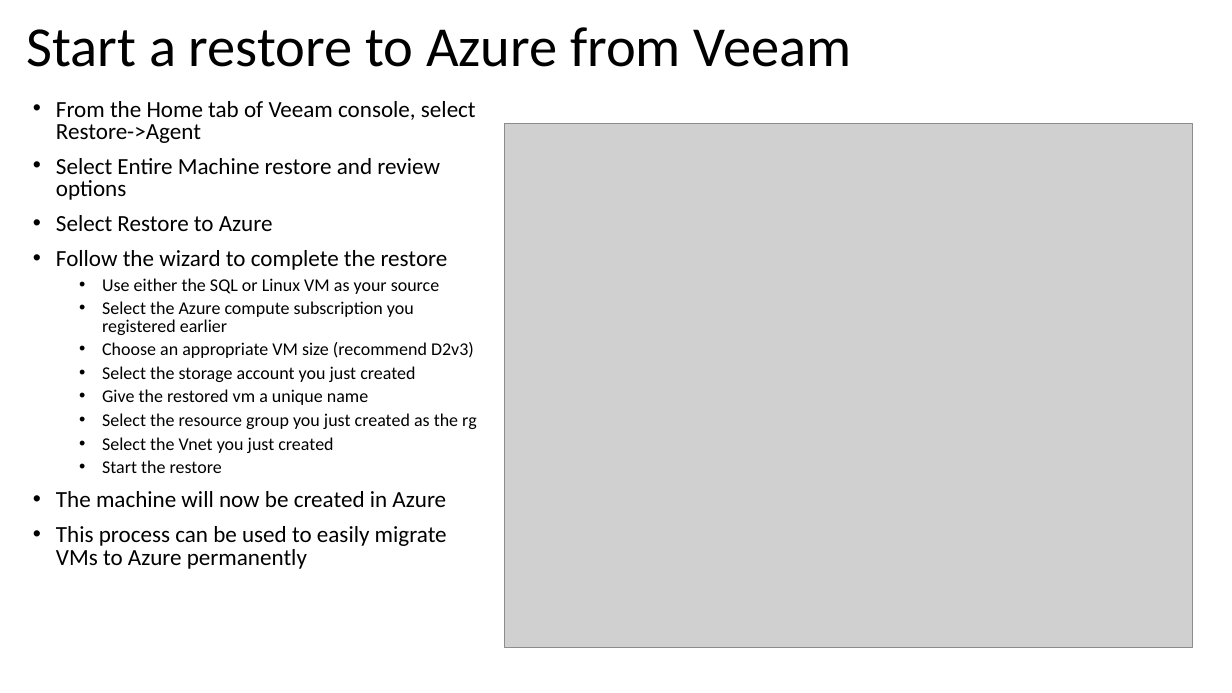
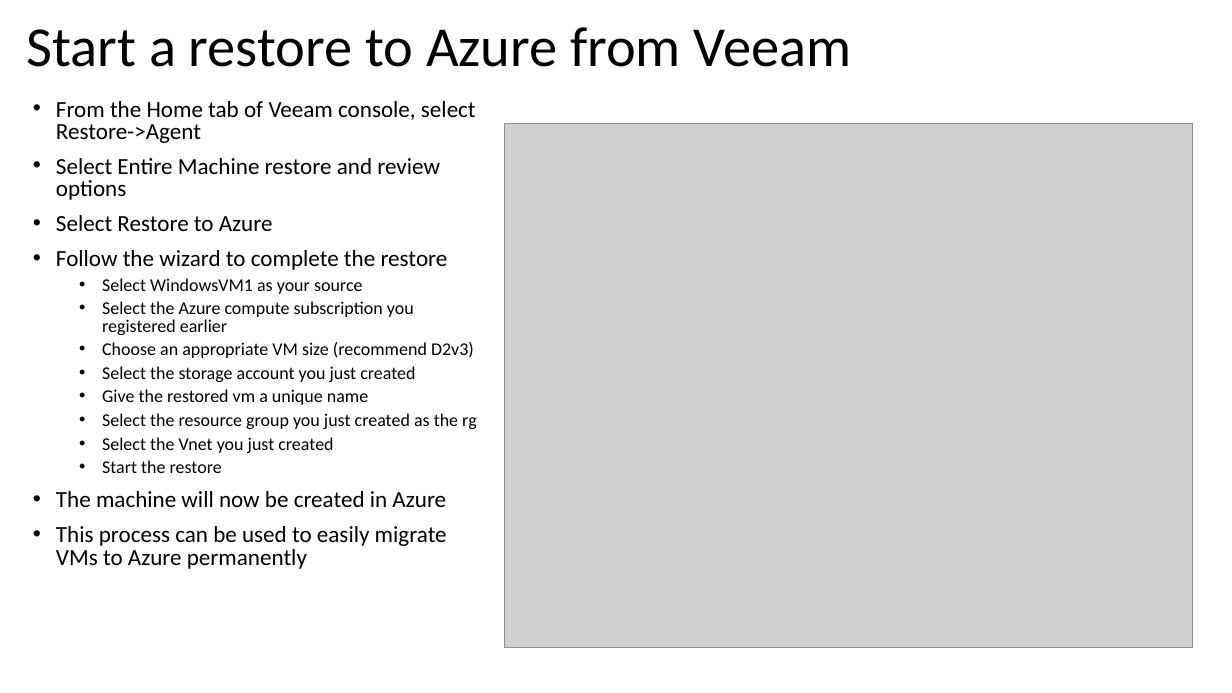
Before and after one commit to dkirby-ms/VeeamOnAzureLab, a slide deck: slide 17 of Veeam Lab Guide.pptx (slide 18 before the commit). Drawn at 1232x693 pixels with LibreOffice and Linux fonts; fonts in the diff are those of the drawing; grey boxes stand for pictures. Boxes give left, top, right and bottom in pixels: in the first picture for what was removed or moved away, otherwise in the second. Text is boxed around its words. In the diff, an @@ line names an element or a change of style, - is before the commit and + after.

```diff
--- a/Veeam Lab Guide.pptx
+++ b/Veeam Lab Guide.pptx
@@ text at [102,278,363,294]: text changed @@
-  • Use either the SQL or Linux VM as your source
+  • Select WindowsVM1 as your source
```
Also in this commit, not shown: 10 other slides changed, 1 other file.
